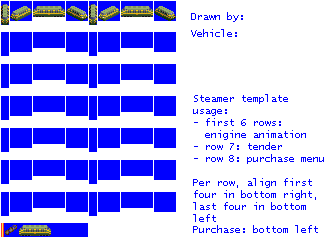
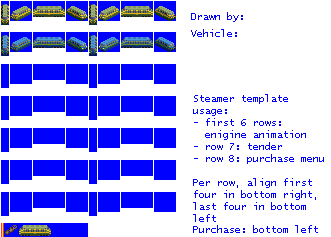
Layers edited between the first and the second 331 x 237 image:
added layer "Pasted Layer" above "empty.png" over [154, 37, 176, 52]
painted on "empty.png" over [1, 35, 153, 56]
